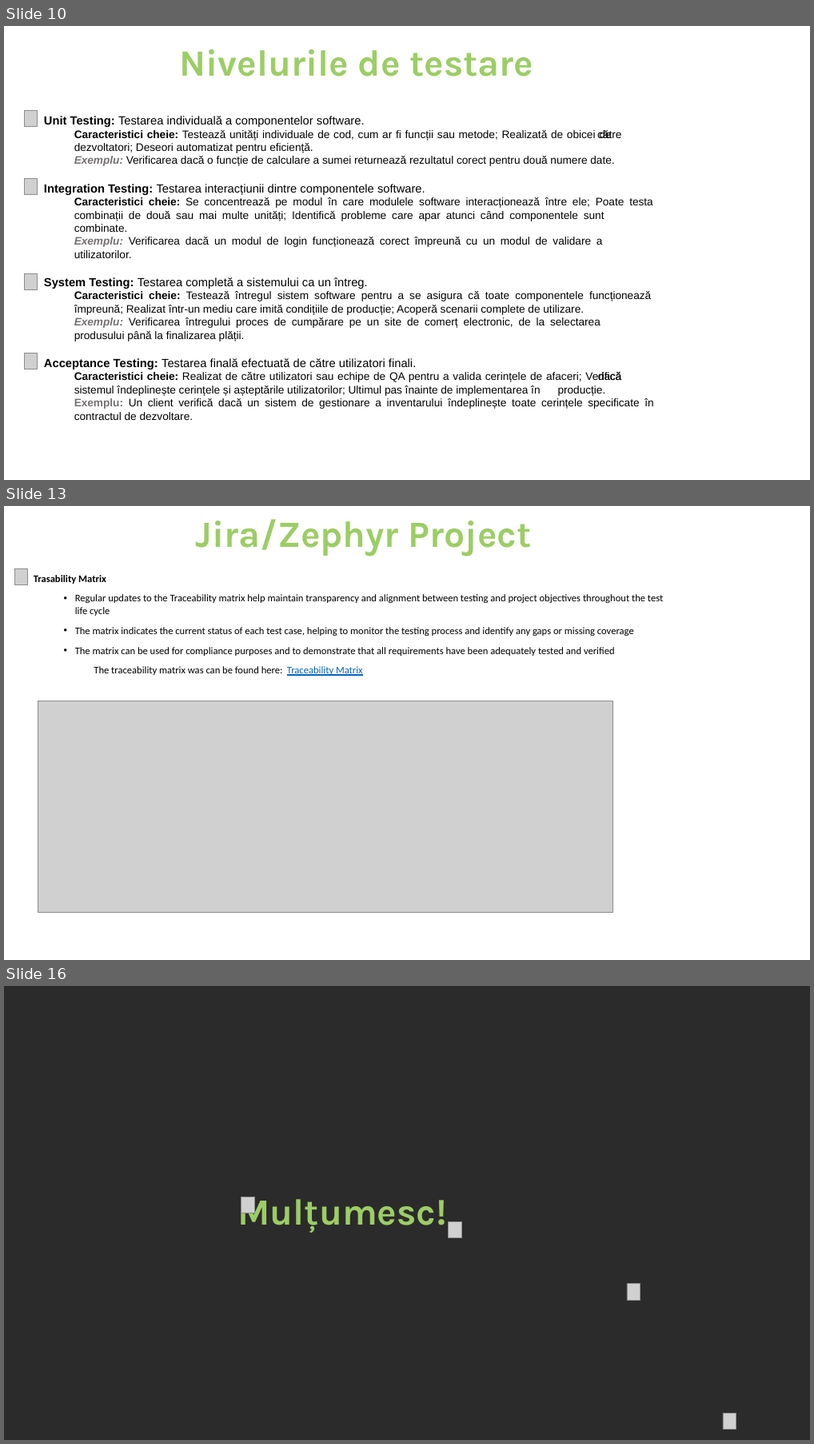
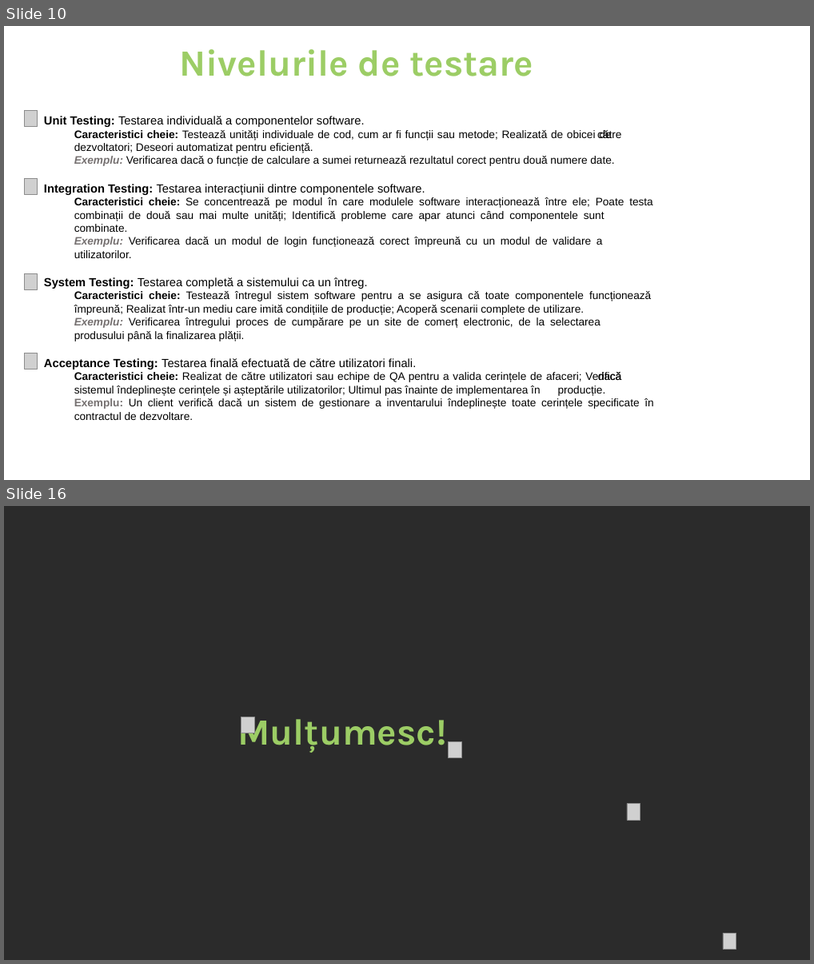
Before and after one commit to AlinT84/Testing-Project-for-Automation-Exercise-E-commerce-Website, a slide deck: Testing Project for Automation Exercise E-commerce Website.pptx. Shown one above the other, each under a label of ours: slides 10, 13 and 16 before the commit, slides 10 and 16 after it; the slides between them are not shown. The pictures are 814x1444 and 814x964 pixels, drawn with LibreOffice and Linux fonts; fonts in the diff are those of the drawing; grey boxes stand for pictures; background and template pictures are left out; a plain dark background stands for a picture behind light text. Boxes give left, top, right and bottom in pixels: in the first picture for what was removed or moved away, otherwise in the second. Text is boxed around its words. In the diff, an @@ line names an element or a change of style, - is before the commit and + after.

```diff
--- a/Testing Project for Automation Exercise E-commerce Website.pptx
+++ b/Testing Project for Automation Exercise E-commerce Website.pptx
@@ slide 13 removed at [4, 506, 810, 960], background picture (left out) @@
@@ title removed at [196, 519, 532, 556] @@
-Jira/Zephyr Project
@@ picture removed at [14, 568, 27, 584] @@
@@ text removed at [34, 575, 663, 676] @@
-Trasability Matrix
-  • Regular updates to the Traceability matrix help maintain transparency and alignment between testing and project objectives throughout the test life cycle
-  • The matrix indicates the current status of each test case, helping to monitor the testing process and identify any gaps or missing coverage
-  • The matrix can be used for compliance purposes and to demonstrate that all requirements have been adequately tested and verified
-The traceability matrix was can be found here: Traceability Matrix
@@ picture removed at [38, 700, 613, 912] @@
```
Also in this commit, not shown: 4 slides changed, 1 slide added, 1 other file.
